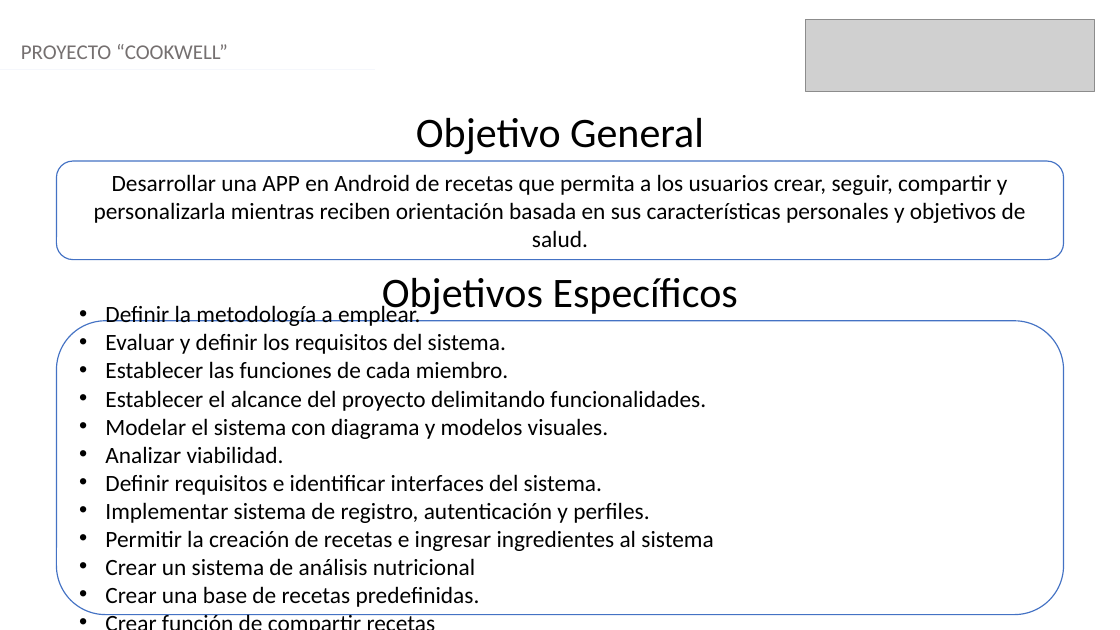
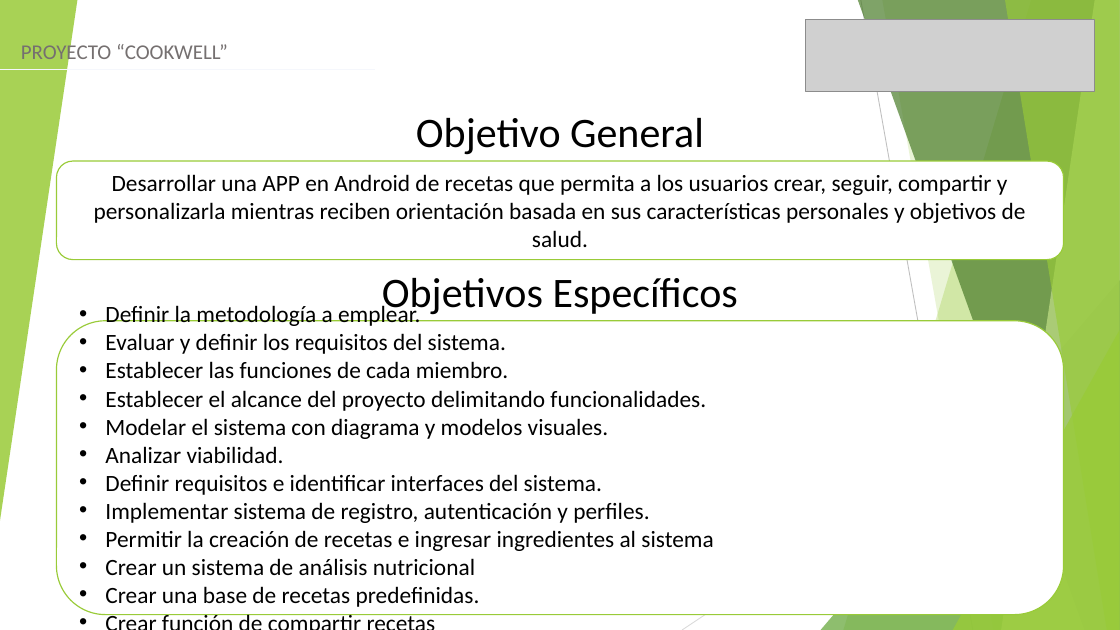
Before and after one commit to iahumadaz/Portafolio-Titulo, a slide deck: slide 4 of Fase2/Evidencias Grupales/Formato Presentación final Portafolio-b.pptx. Drawn at 1120x630 pixels with LibreOffice and Linux fonts; fonts in the diff are those of the drawing; grey boxes stand for pictures. Boxes give left, top, right and bottom in pixels: in the first picture for what was removed or moved away, otherwise in the second. Text is boxed around its words. In the diff, an @@ line names an element or a change of style, - is before the commit and + after.

```diff
--- a/Fase2/Evidencias Grupales/Formato Presentación final Portafolio-b.pptx
+++ b/Fase2/Evidencias Grupales/Formato Presentación final Portafolio-b.pptx
@@ group added at (0, 0, 1120, 630): 5 freeform shapes, 3 triangles, 2 lines @@
@@ rounded rectangle "Desarrollar una APP en Android ..." at (56, 161, 1064, 260): outline #4472C4 1 pt to #99CB38 1 pt @@
@@ rounded rectangle "Definir la metodología a emplear." at (56, 321, 1064, 615): outline #4472C4 1 pt to #99CB38 1 pt @@
```
Also in this commit, not shown: 13 other slides changed.
